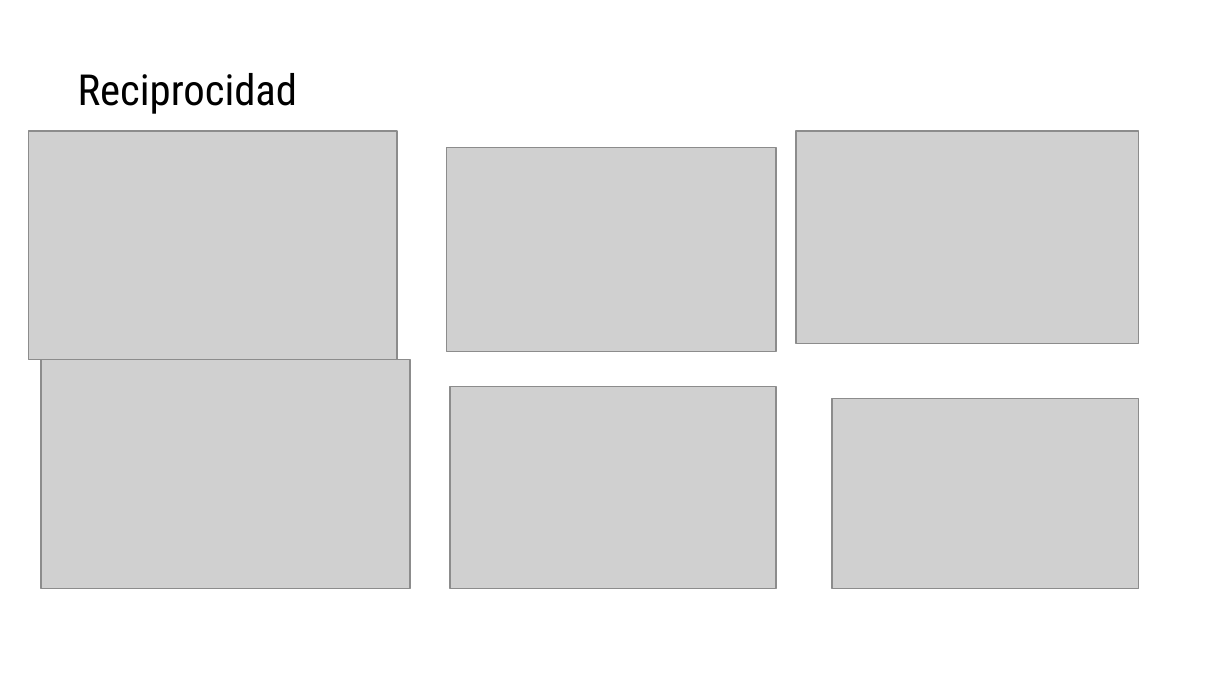
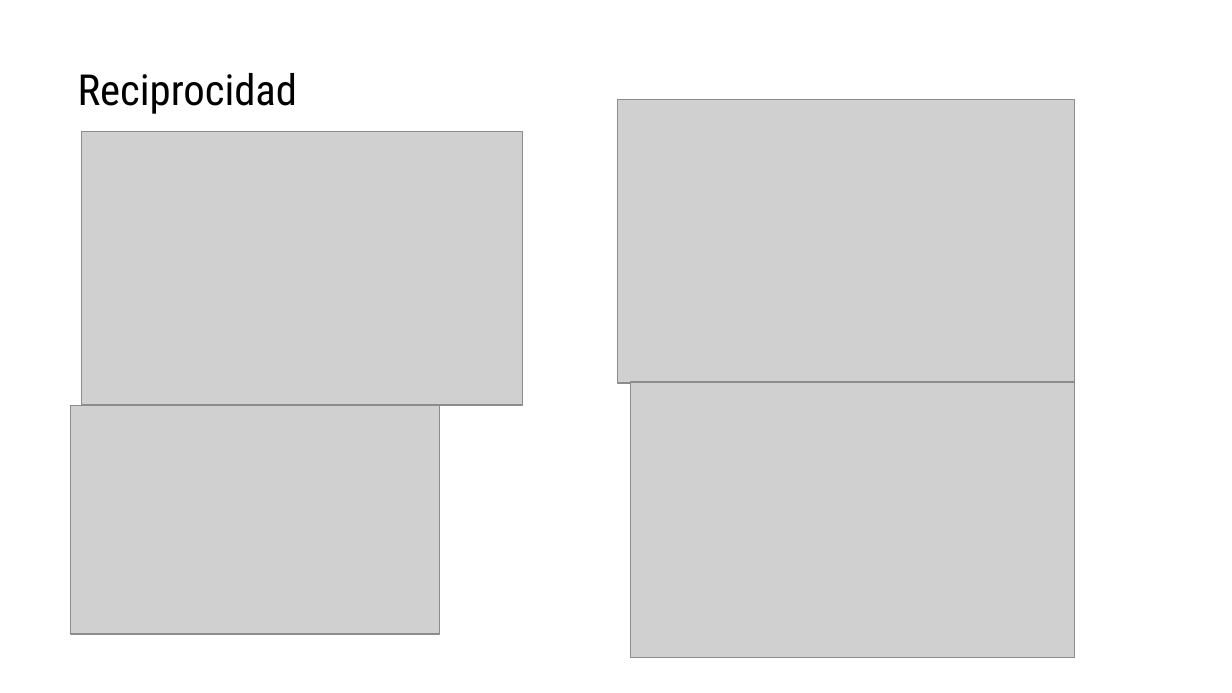
Before and after one commit to anacanoherranz/TFM, a slide deck: slide 19 of resumen TFM.pptx. Drawn at 1232x693 pixels with LibreOffice and Linux fonts; fonts in the diff are those of the drawing; grey boxes stand for pictures. Boxes give left, top, right and bottom in pixels: in the first picture for what was removed or moved away, otherwise in the second. Text is boxed around its words. In the diff, an @@ line names an element or a change of style, - is before the commit and + after.

```diff
--- a/resumen TFM.pptx
+++ b/resumen TFM.pptx
@@ picture: place and size @@
-picture at bbox=[796, 131, 1138, 342]
+picture at bbox=[617, 100, 1074, 383]
@@ picture: place and size @@
-picture at bbox=[28, 131, 397, 360]
+picture at bbox=[81, 132, 522, 405]
@@ picture removed at bbox=[447, 148, 776, 352] @@
@@ picture removed at bbox=[450, 387, 776, 589] @@
@@ picture: place and size @@
-picture at bbox=[832, 398, 1138, 588]
+picture at bbox=[631, 382, 1074, 657]
@@ picture: place and size @@
-picture at bbox=[41, 360, 409, 589]
+picture at bbox=[70, 405, 439, 634]
```
Also in this commit, not shown: 2 other slides changed, 4 slides added, 4 other files.
